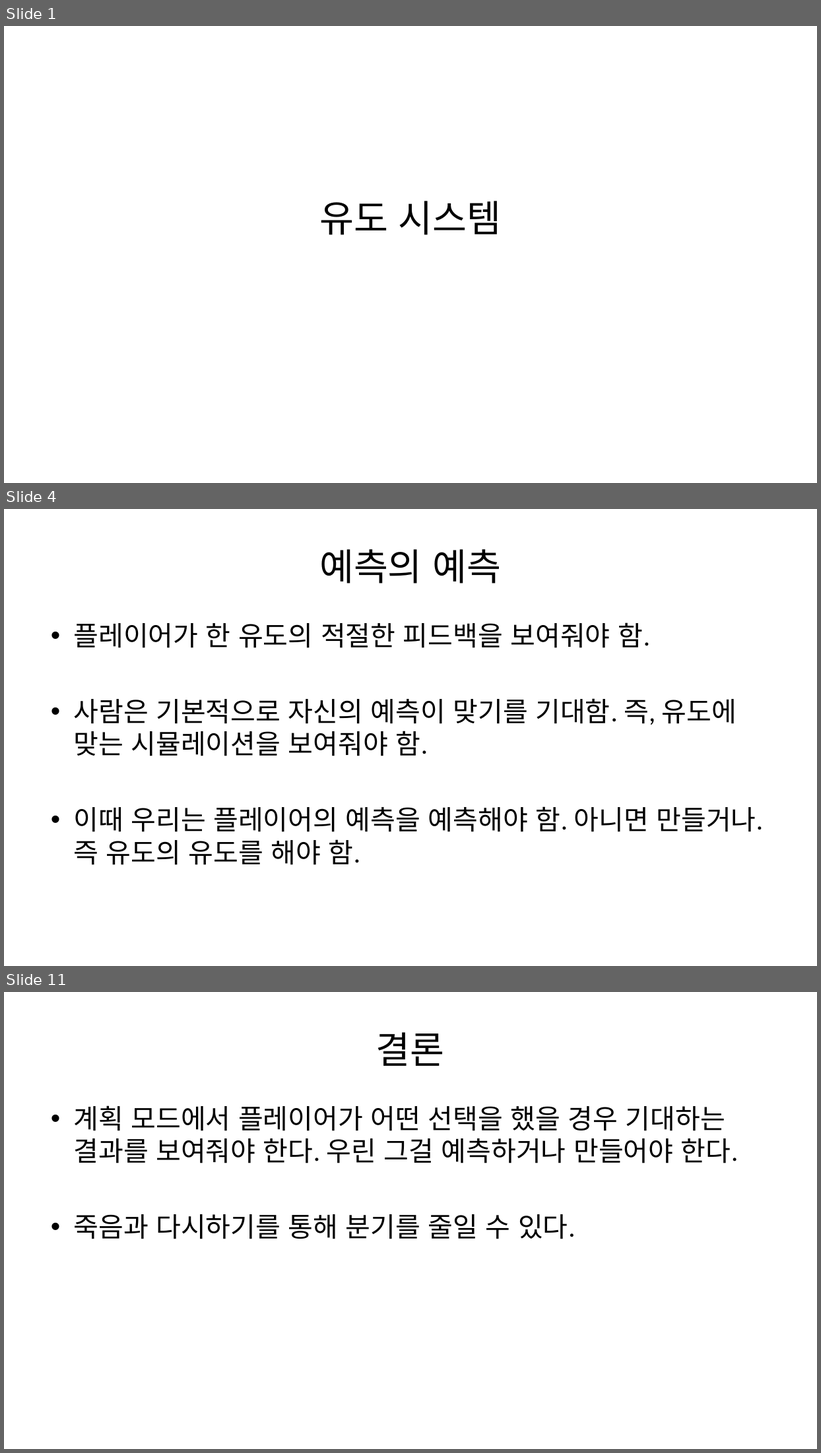
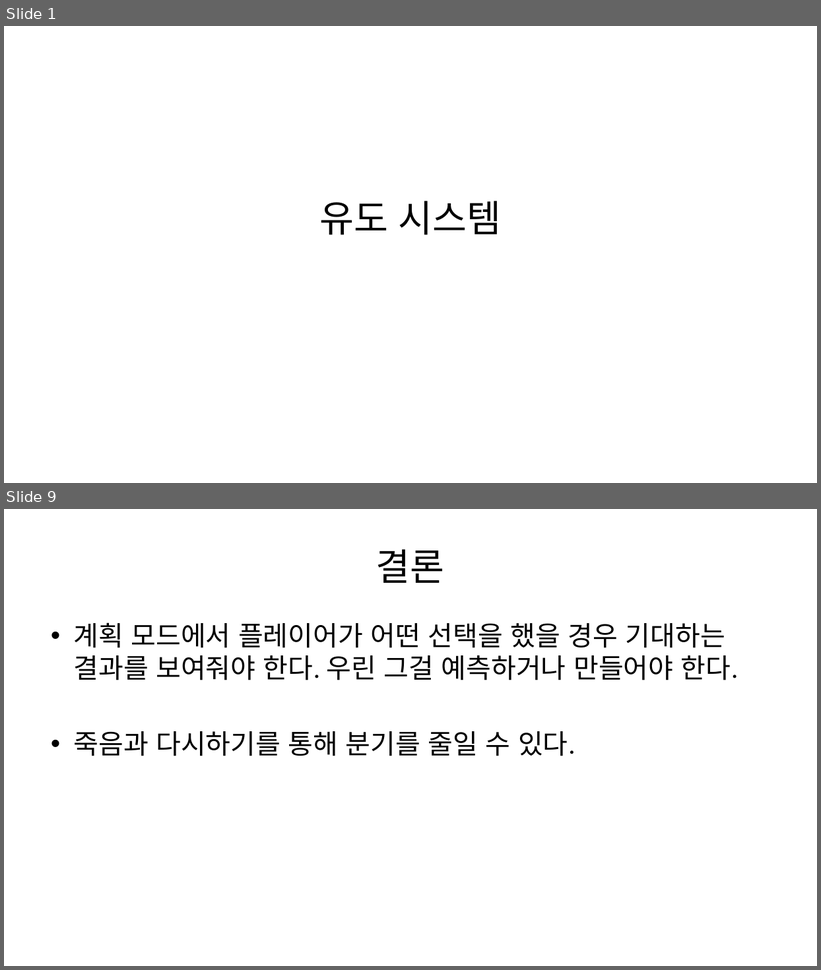
Before and after one commit to Penguin-God/Human_Doll_Play, a slide deck: 기획/문서/유도 시스템.pptx. Shown one above the other, each under a label of ours: slides 1, 4 and 11 before the commit, slides 1 and 9 after it; the slides between them are not shown. The pictures are 821x1453 and 821x970 pixels, drawn with LibreOffice and Linux fonts; fonts in the diff are those of the drawing. Boxes give left, top, right and bottom in pixels: in the first picture for what was removed or moved away, otherwise in the second. Text is boxed around its words. In the diff, an @@ line names an element or a change of style, - is before the commit and + after.

```diff
--- a/기획/문서/유도 시스템.pptx
+++ b/기획/문서/유도 시스템.pptx
@@ slide 4 removed at (4, 509, 817, 966), background #FFFFFF @@
@@ title removed at (319, 549, 502, 584) @@
-예측의 예측
@@ text removed at (73, 623, 763, 865) @@
-• 플레이어가 한 유도의 적절한 피드백을 보여줘야 함.
-• 사람은 기본적으로 자신의 예측이 맞기를 기대함. 즉, 유도에 맞는 시뮬레이션을 보여줘야 함.
-• 이때 우리는 플레이어의 예측을 예측해야 함. 아니면 만들거나. 즉 유도의 유도를 해야 함.
@@ what was slide 11 is now slide 9 @@
```
Also in this commit, not shown: 6 slides changed, 1 slide added, 2 other slides removed, 2 other files.
